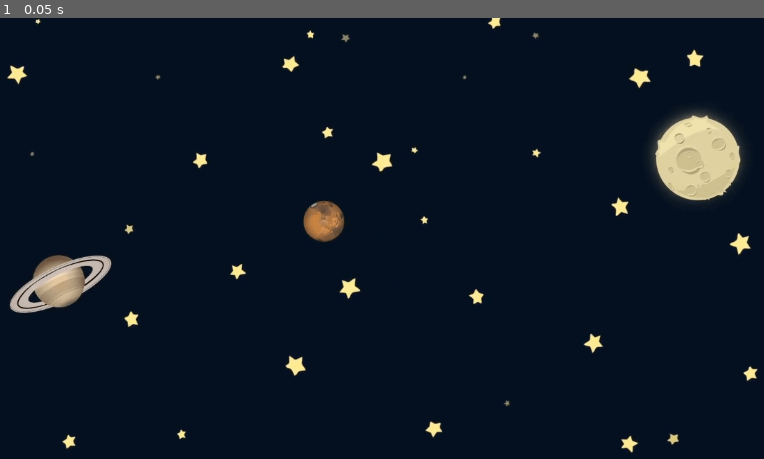
Above: before the commit, frame 1.
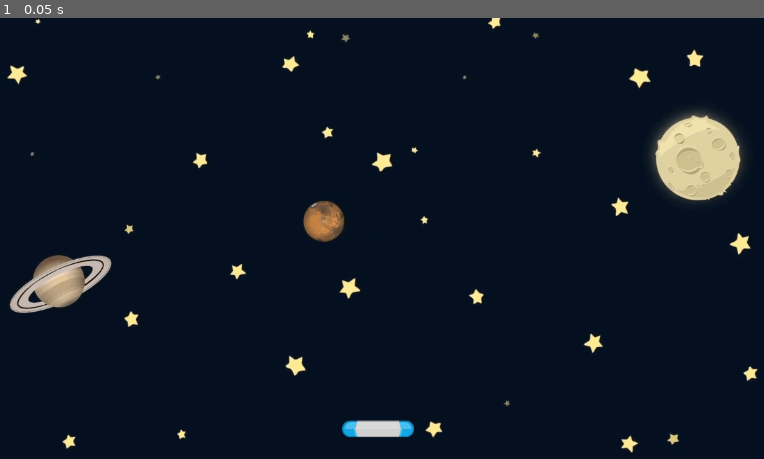
Above: after the commit, the same moment.

Repository: MichaelRMartinez/gem-catcher
Game: Godot game, scene res://scenes/game.tscn
The game is run twice, just before and just after one commit, with the same random seed, the same clock (stepped at 60 frames per second) and the same inputs.
Inputs:
- Up to frame 1 (0.05 s): no input

The runs differ from the first frame. In frame 1, 0.3% of the frame differs, in the area x 44-55%, y 91-96%.

Commit message:
Create paddle scene and add it to the game scene

Diff:
--- a/scenes/game.tscn
+++ b/scenes/game.tscn
@@ -1,6 +1,7 @@
-[gd_scene load_steps=2 format=3 uid="uid://bfkk7pysnuc8n"]
+[gd_scene load_steps=3 format=3 uid="uid://bfkk7pysnuc8n"]
 
 [ext_resource type="Texture2D" uid="uid://kpnf7lq8nqmr" path="res://assets/GameBg.png" id="1_gwggh"]
+[ext_resource type="PackedScene" uid="uid://vifbqf63vhgk" path="res://scenes/paddle/paddle.tscn" id="2_bi8yi"]
 
 [node name="Game" type="Node2D"]
 
@@ -8,3 +9,6 @@
 position = Vector2(533, 299)
 scale = Vector2(0.7, 0.7)
 texture = ExtResource("1_gwggh")
+
+[node name="Paddle" parent="." instance=ExtResource("2_bi8yi")]
+position = Vector2(574, 593)
--- /dev/null
+++ b/scenes/paddle/paddle.tscn
@@ -0,0 +1,16 @@
+[gd_scene load_steps=3 format=3 uid="uid://vifbqf63vhgk"]
+
+[ext_resource type="Texture2D" uid="uid://dhqfccqublvor" path="res://assets/paddleBlu.png" id="1_qdfg5"]
+
+[sub_resource type="CapsuleShape2D" id="CapsuleShape2D_2mlt2"]
+radius = 12.0
+height = 104.0
+
+[node name="Paddle" type="Area2D"]
+
+[node name="Sprite2D" type="Sprite2D" parent="."]
+texture = ExtResource("1_qdfg5")
+
+[node name="CollisionShape2D" type="CollisionShape2D" parent="."]
+rotation = 1.5708
+shape = SubResource("CapsuleShape2D_2mlt2")
